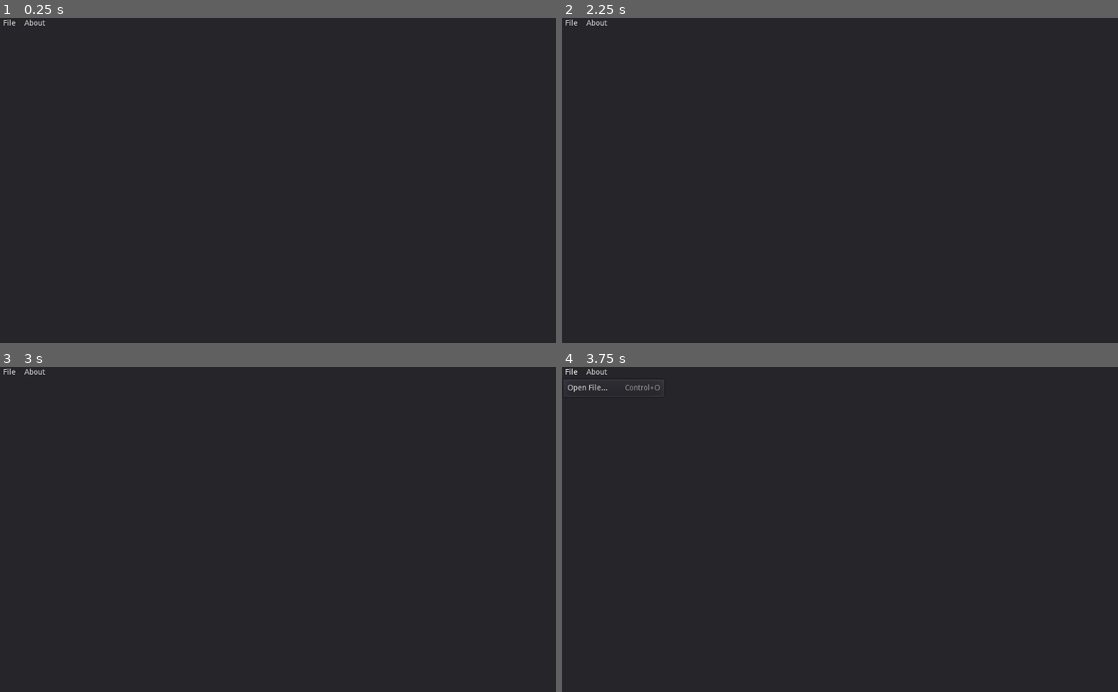
Above: before the commit, frames 1-4 (two rows, left to right).
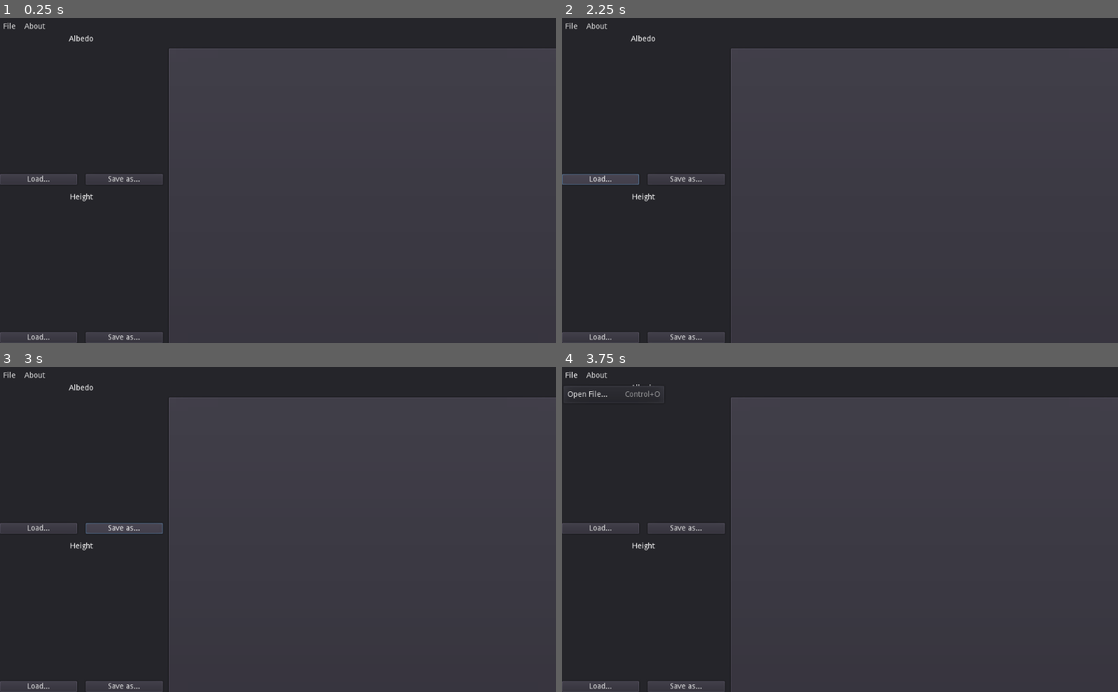
Above: after the commit, the same moments.

Repository: gilzoide/raise-and-shine
Game: Godot game, scene res://MainUI/Main.tscn
The game is run twice, just before and just after one commit, with the same random seed, the same clock (stepped at 60 frames per second) and the same inputs.
Inputs (mouse positions are in pixels of both pictures, inside the frame that each line leads up to):
- Up to frame 1 (0.25 s): no input
- Up to frame 2 (2.25 s): click "File" at 0.5 s; click "About" at 1.25 s; click (600, 180) at 2 s, where only the run after the commit has a clickable "Load..."
- Up to frame 3 (3 s): click (122, 529) at 2.75 s, where only the run after the commit has a clickable "Save as..."
- Up to frame 4 (3.75 s): click "File" at 3.5 s

The runs differ from the first frame. In frame 1, 41% of the frame differs, in the area x 0-100%, y 0-100%; in frame 2, 41%; in frame 3, 41%; in frame 4, 41%.

Commit message:
WIP Add texture slots, add toplevel HSplitContainer and TabContainer

Diff:
--- a/src/Project/ActiveEditorProject.tres
+++ b/src/Editor/ActiveEditorProject.tres
@@ -1,6 +1,6 @@
 [gd_resource type="Resource" load_steps=2 format=2]
 
-[ext_resource path="res://Project/EditorProject.gd" type="Script" id=1]
+[ext_resource path="res://Editor/EditorProject.gd" type="Script" id=1]
 
 [resource]
 script = ExtResource( 1 )
--- a/src/Project/EditorProject.gd
+++ b/src/Editor/EditorProject.gd
@@ -1,5 +1,8 @@
 extends Resource
 
 export(Image) var albedo_image: Image
+export(Image) var height_image: Image
 export(Image) var normal_image: Image
 var albedo_texture: ImageTexture
+var height_texture: ImageTexture
+var normal_texture: ImageTexture
--- /dev/null
+++ b/src/Editor/LoadedTextureBar.tscn
@@ -0,0 +1,33 @@
+[gd_scene load_steps=2 format=2]
+
+[ext_resource path="res://Editor/TextureSlot.tscn" type="PackedScene" id=1]
+
+[node name="LoadedTextureBar" type="Control"]
+anchor_right = 1.0
+anchor_bottom = 1.0
+__meta__ = {
+"_edit_use_anchors_": false
+}
+
+[node name="GridContainer" type="GridContainer" parent="."]
+anchor_right = 1.0
+anchor_bottom = 1.0
+custom_constants/vseparation = 16
+custom_constants/hseparation = 16
+__meta__ = {
+"_edit_use_anchors_": false
+}
+
+[node name="AlbedoTextureSlot" parent="GridContainer" instance=ExtResource( 1 )]
+anchor_right = 0.0
+anchor_bottom = 0.0
+margin_right = 1024.0
+margin_bottom = 292.0
+
+[node name="HeightTextureSlot2" parent="GridContainer" instance=ExtResource( 1 )]
+anchor_right = 0.0
+anchor_bottom = 0.0
+margin_top = 308.0
+margin_right = 1024.0
+margin_bottom = 600.0
+type = 1
--- /dev/null
+++ b/src/Editor/MapTypes.gd
@@ -0,0 +1,20 @@
+extends Object
+
+class_name MapTypes
+
+enum Type {
+	ALBEDO_MAP,
+	HEIGHT_MAP,
+	NORMAL_MAP,
+}
+
+static func map_name(type: int) -> String:
+	if type == Type.ALBEDO_MAP:
+		return "Albedo"
+	elif type == Type.HEIGHT_MAP:
+		return "Height"
+	elif type == Type.NORMAL_MAP:
+		return "Normal"
+	else:
+		assert(false, "Unknown map type %d" % type)
+		return ""
--- /dev/null
+++ b/src/Editor/TextureSlot.gd
@@ -0,0 +1,18 @@
+tool
+extends Control
+
+export(MapTypes.Type) var type
+export(Texture) var texture: Texture = null setget set_texture, get_texture
+
+onready var title_label: Label = $Title
+onready var texture_rect = $TextureRect
+
+func _ready() -> void:
+	title_label.text = MapTypes.map_name(type)
+
+func set_texture(value: Texture) -> void:
+	if texture_rect:
+		texture_rect.texture = value
+
+func get_texture() -> Texture:
+	return texture_rect.texture
--- /dev/null
+++ b/src/Editor/TextureSlot.tscn
@@ -0,0 +1,50 @@
+[gd_scene load_steps=2 format=2]
+
+[ext_resource path="res://Editor/TextureSlot.gd" type="Script" id=1]
+
+[node name="TextureSlot" type="VBoxContainer"]
+anchor_right = 1.0
+anchor_bottom = 1.0
+size_flags_horizontal = 3
+size_flags_vertical = 3
+script = ExtResource( 1 )
+__meta__ = {
+"_edit_use_anchors_": false
+}
+
+[node name="Title" type="Label" parent="."]
+margin_right = 1024.0
+margin_bottom = 14.0
+text = "TEXTURE TITLE"
+align = 1
+valign = 1
+
+[node name="TextureRect" type="TextureRect" parent="."]
+margin_top = 18.0
+margin_right = 1024.0
+margin_bottom = 576.0
+size_flags_horizontal = 3
+size_flags_vertical = 3
+stretch_mode = 6
+
+[node name="HBoxContainer" type="HBoxContainer" parent="."]
+margin_top = 580.0
+margin_right = 1024.0
+margin_bottom = 600.0
+size_flags_horizontal = 3
+custom_constants/separation = 16
+
+[node name="LoadButton" type="Button" parent="HBoxContainer"]
+margin_right = 504.0
+margin_bottom = 20.0
+hint_tooltip = "Choose a file to load texture from"
+size_flags_horizontal = 3
+text = "Load..."
+
+[node name="SaveAsButton" type="Button" parent="HBoxContainer"]
+margin_left = 520.0
+margin_right = 1024.0
+margin_bottom = 20.0
+hint_tooltip = "Choose a file to load texture from"
+size_flags_horizontal = 3
+text = "Save as..."
--- a/src/MainUI/FileMenuButton/FileMenuButton.gd
+++ b/src/MainUI/FileMenuButton/FileMenuButton.gd
@@ -1,6 +1,6 @@
 extends MenuButton
 
-export(Resource) var loaded_project = preload("res://Project/ActiveEditorProject.tres")
+export(Resource) var loaded_project = preload("res://Editor/ActiveEditorProject.tres")
 export(NodePath) var file_popup_path: NodePath
 onready var file_popup: FileDialog = get_node(file_popup_path)
 
--- /dev/null
+++ b/src/MainUI/ImageFileDialog.gd
@@ -0,0 +1,19 @@
+extends FileDialog
+
+signal image_loaded(image)
+
+onready var image_load_error = $AcceptDialog3
+var success_method: FuncRef
+
+func try_load_image(success_method: FuncRef) -> void:
+	self.success_method = success_method
+
+func _on_file_selected(path: String) -> void:
+	var img = load(path)
+	if img:
+		emit_signal("image_loaded", img)
+		if success_method:
+			success_method.call_func()
+	else:
+		image_load_error.popup_centered()
+		success_method = null
--- /dev/null
+++ b/src/MainUI/ImageFileDialog.tscn
@@ -0,0 +1,27 @@
+[gd_scene load_steps=2 format=2]
+
+[ext_resource path="res://MainUI/ImageFileDialog.gd" type="Script" id=1]
+
+[node name="ImageFileDialog" type="FileDialog"]
+anchor_left = 0.5
+anchor_top = 0.5
+anchor_right = 0.5
+anchor_bottom = 0.5
+margin_left = -300.5
+margin_top = -149.0
+margin_right = 300.5
+margin_bottom = 149.0
+window_title = "Abrir um Arquivo"
+mode = 0
+access = 2
+filters = PoolStringArray( "*.bmp ; BMP", "*.dds ; DirectDraw Surface", "*.exr ; OpenEXR", "*.hdr ; Radiance HDR", "*.jpg ; JPG", "*.jpeg ; JPEG", "*.png ; PNG", "*.tga ; Truevision Targa", "*.webp ; WebP" )
+current_dir = "/media/dados/prog/Godot-Projects/normal-height-map-editor/src"
+current_path = "/media/dados/prog/Godot-Projects/normal-height-map-editor/src/"
+script = ExtResource( 1 )
+
+[node name="AcceptDialog3" type="AcceptDialog" parent="."]
+margin_right = 90.0
+margin_bottom = 58.0
+window_title = "Alerta!"
+dialog_text = "Failed to load image =("
+[connection signal="file_selected" from="." to="." method="_on_file_selected"]
--- a/src/MainUI/Main.tscn
+++ b/src/MainUI/Main.tscn
@@ -1,6 +1,7 @@
-[gd_scene load_steps=2 format=2]
+[gd_scene load_steps=3 format=2]
 
 [ext_resource path="res://MainUI/FileMenuButton/FileMenuButton.gd" type="Script" id=1]
+[ext_resource path="res://Editor/LoadedTextureBar.tscn" type="PackedScene" id=2]
 
 [node name="MainUI" type="Control"]
 anchor_right = 1.0
@@ -9,48 +10,64 @@
 "_edit_use_anchors_": false
 }
 
-[node name="Panel" type="Panel" parent="."]
+[node name="MainPanel" type="Panel" parent="."]
 anchor_right = 1.0
 anchor_bottom = 1.0
-
-[node name="MenuBar" type="HBoxContainer" parent="Panel"]
-anchor_right = 1.0
-margin_bottom = 20.0
 __meta__ = {
 "_edit_use_anchors_": false
 }
 
-[node name="MenuButton" type="MenuButton" parent="Panel/MenuBar"]
+[node name="MenuBar" type="HBoxContainer" parent="MainPanel"]
+anchor_right = 1.0
+margin_bottom = 32.0
+__meta__ = {
+"_edit_use_anchors_": false
+}
+
+[node name="MenuButton" type="MenuButton" parent="MainPanel/MenuBar"]
 margin_right = 35.0
-margin_bottom = 20.0
+margin_bottom = 32.0
 text = "File"
 script = ExtResource( 1 )
 __meta__ = {
 "_edit_use_anchors_": false
 }
-file_popup_path = NodePath("../../../ImageFileDialog")
 
-[node name="MenuButton2" type="MenuButton" parent="Panel/MenuBar"]
+[node name="MenuButton2" type="MenuButton" parent="MainPanel/MenuBar"]
 margin_left = 39.0
 margin_right = 89.0
-margin_bottom = 20.0
+margin_bottom = 32.0
 text = "About"
 __meta__ = {
 "_edit_use_anchors_": false
 }
 
-[node name="ImageFileDialog" type="FileDialog" parent="."]
-anchor_left = 0.5
-anchor_top = 0.5
-anchor_right = 0.5
-anchor_bottom = 0.5
-margin_left = -300.5
-margin_top = -149.0
-margin_right = 300.5
-margin_bottom = 149.0
-window_title = "Load Image File"
-mode = 0
-access = 2
-filters = PoolStringArray( "*.bmp ; BMP", "*.dds ; DirectDraw Surface", "*.exr ; OpenEXR", "*.hdr ; Radiance HDR", "*.jpg ; JPG", "*.jpeg ; JPEG", "*.png ; PNG", "*.tga ; Truevision Targa", "*.webp ; WebP" )
-current_dir = "/media/dados/prog/Godot-Projects/normal-height-map-editor/src"
-current_path = "/media/dados/prog/Godot-Projects/normal-height-map-editor/src/"
+[node name="WorkbenchPanel" type="Panel" parent="MainPanel"]
+anchor_right = 1.0
+anchor_bottom = 1.0
+margin_top = 32.0
+__meta__ = {
+"_edit_use_anchors_": false
+}
+
+[node name="HSplitContainer" type="HSplitContainer" parent="MainPanel/WorkbenchPanel"]
+anchor_right = 1.0
+anchor_bottom = 1.0
+split_offset = 150
+__meta__ = {
+"_edit_use_anchors_": false
+}
+
+[node name="LoadedTextureBar" parent="MainPanel/WorkbenchPanel/HSplitContainer" instance=ExtResource( 2 )]
+anchor_right = 0.0
+anchor_bottom = 0.0
+margin_right = 300.0
+margin_bottom = 568.0
+rect_min_size = Vector2( 150, 0 )
+
+[node name="TabContainer" type="TabContainer" parent="MainPanel/WorkbenchPanel/HSplitContainer"]
+margin_left = 312.0
+margin_right = 1024.0
+margin_bottom = 568.0
+size_flags_horizontal = 3
+size_flags_vertical = 3
--- /dev/null
+++ b/src/MainUI/UI_theme.tres
@@ -0,0 +1,3 @@
+[gd_resource type="Theme" format=2]
+
+[resource]
--- /dev/null
+++ b/src/Settings/DefaultSettings.tres
@@ -0,0 +1,7 @@
+[gd_resource type="Resource" load_steps=2 format=2]
+
+[ext_resource path="res://Settings/SettingsResource.gd" type="Script" id=1]
+
+[resource]
+script = ExtResource( 1 )
+background_color = Color( 0, 0, 0, 1 )
--- /dev/null
+++ b/src/Settings/SettingsResource.gd
@@ -0,0 +1,3 @@
+extends Resource
+
+export(Color) var background_color = Color.black
--- a/src/project.godot
+++ b/src/project.godot
@@ -8,9 +8,14 @@
 
 config_version=4
 
-_global_script_classes=[  ]
+_global_script_classes=[ {
+"base": "Object",
+"class": "MapTypes",
+"language": "GDScript",
+"path": "res://Editor/MapTypes.gd"
+} ]
 _global_script_class_icons={
-
+"MapTypes": ""
 }
 
 [application]
@@ -18,6 +23,10 @@
 config/name="Normal-Height editor"
 run/main_scene="res://MainUI/Main.tscn"
 config/icon="res://icon.png"
+
+[autoload]
+
+ImageFileDialog="*res://MainUI/ImageFileDialog.tscn"
 
 [editor_plugins]
 
